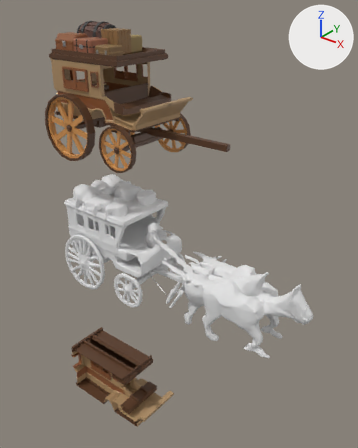
Before and after pictures for a commit that changed the Blender file dist/models/CARROSA.blend.
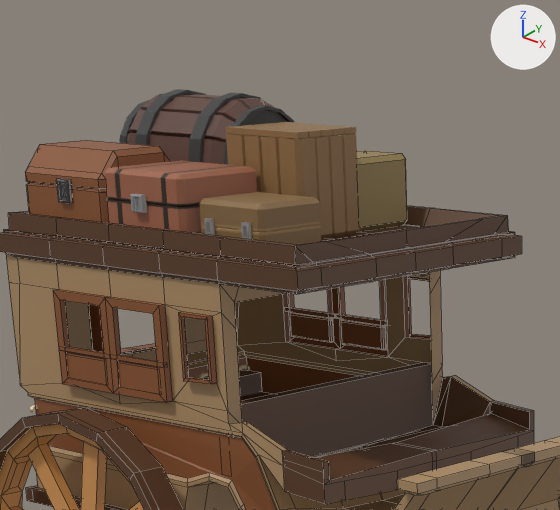
Old and new are each drawn whole from a camera (50 mm lens) standing at (1.91, -2.45, 1.11) and looking at (-0.09, 0.05, -0.44) and again close up on the part from 14% to 49% of the width and 0% to 26% of the height. Lighting does not change. The marker at upper right points along +X, +Y and +Z. The first two pictures are the older version. Text is drawn in Blender's own font. The close-ups show mesh edges as thin lines.
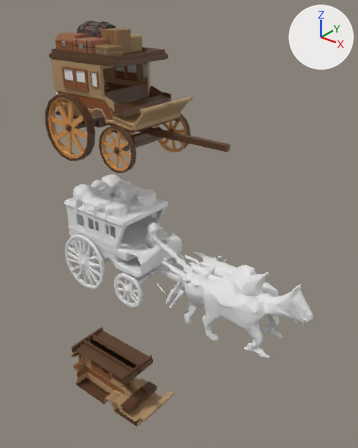
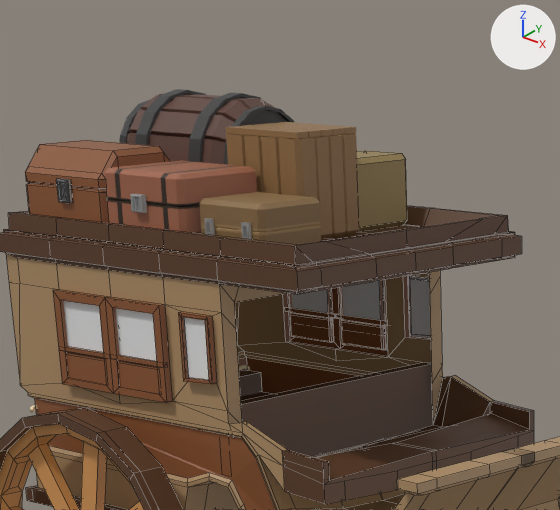
Changed parts and their boxes (x1, y1, x2, y2) in the close-ups (560 x 510 px):
'Plane', added
    after: (116, 308, 157, 361)
'Plane.001', added
    after: (63, 301, 103, 352)
'Plane.002', added
    after: (342, 280, 385, 333)
'Plane.004', added
    after: (184, 317, 209, 380)
'Plane.005', added
    after: (409, 276, 431, 338)
'Plane.003', added
    after: (292, 289, 331, 313)

Edits to the bpy script that builds the scene:
```text
Add mat_material:
    mat_material = principled_material('Material')
    mat_material.base_color = (0.8, 0.8, 0.8)  # white #e7e7e7
Add me_plane_005:
    me_plane_005.from_pydata([(-1.0, -1.0, 0.0), (1.0, -1.0, 0.0), (-1.0, 1.0, 0.0), (1.0, 1.0, 0.0)], [], [(0, 1, 3, 2)])
    me_plane_005.materials.append(mat_material)  # white #e7e7e7
Add me_plane_004:
    me_plane_004.from_pydata([(-1.0, -1.0, 0.38), (1.0, -1.0, 0.38), (-1.0, 1.0, 0.38), (1.0, 1.0, 0.38)], [], [(0, 1, 3, 2)])
    me_plane_004.materials.append(mat_material)  # white #e7e7e7
Add ob_plane_005:
    ob_plane_005 = bpy.data.objects.new('Plane.005', me_plane_005)
    ob_plane_005.location = (-0.545, 0.243, 0.552)
    ob_plane_005.rotation_euler = (1.571, 0.0, 0.0)  # degrees (90, 0, 0)
    ob_plane_005.scale = (0.0267, 0.0468, 0.26)
Add ob_plane_004:
    ob_plane_004 = bpy.data.objects.new('Plane.004', me_plane_004)
    ob_plane_004.location = (-0.546, -0.128, 0.551)
    ob_plane_004.rotation_euler = (1.571, 0.0, 0.0)  # degrees (90, 0, 0)
    ob_plane_004.scale = (0.0278, 0.0454, 0.294)
Add ob_plane_003:
    ob_plane_003 = bpy.data.objects.new('Plane.003', me_plane_004.copy())
    ob_plane_003.location = (-0.796, 0.354, 0.548)
    ob_plane_003.rotation_euler = (1.571, 0.0, 0.0)  # degrees (90, 0, 0)
    ob_plane_003.scale = (0.0482, 0.0496, 0.294)
Add ob_plane_002:
    ob_plane_002 = bpy.data.objects.new('Plane.002', me_plane_005.copy())
    ob_plane_002.location = (-0.675, 0.242, 0.548)
    ob_plane_002.rotation_euler = (1.571, 0.0, 0.0)  # degrees (90, 0, 0)
    ob_plane_002.scale = (0.0474, 0.0484, 0.294)
Add ob_plane_001:
    ob_plane_001 = bpy.data.objects.new('Plane.001', me_plane_004.copy())
    ob_plane_001.location = (-0.796, -0.128, 0.548)
    ob_plane_001.rotation_euler = (1.571, 0.0, 0.0)  # degrees (90, 0, 0)
    ob_plane_001.scale = (0.0546, 0.0562, 0.294)
Add ob_plane:
    ob_plane = bpy.data.objects.new('Plane', me_plane_004.copy())
    ob_plane.location = (-0.674, -0.128, 0.548)
    ob_plane.rotation_euler = (1.571, 0.0, 0.0)  # degrees (90, 0, 0)
    ob_plane.scale = (0.0546, 0.0562, 0.294)
```
